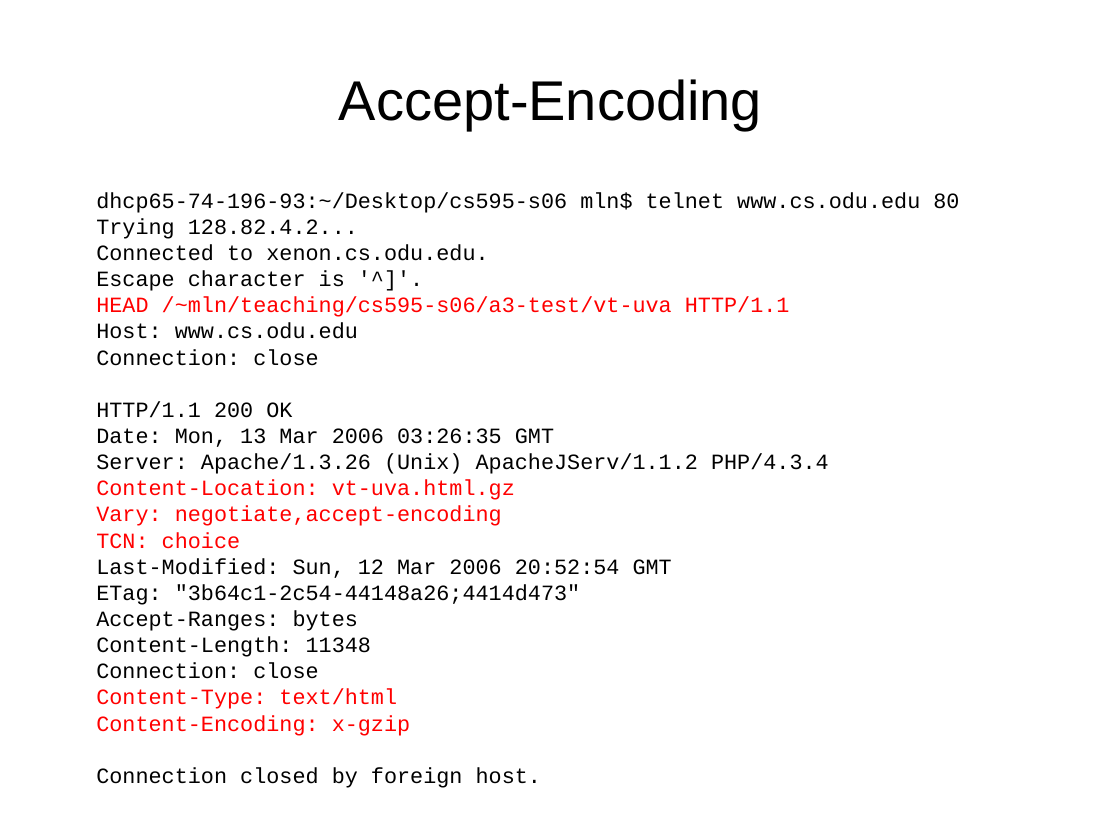
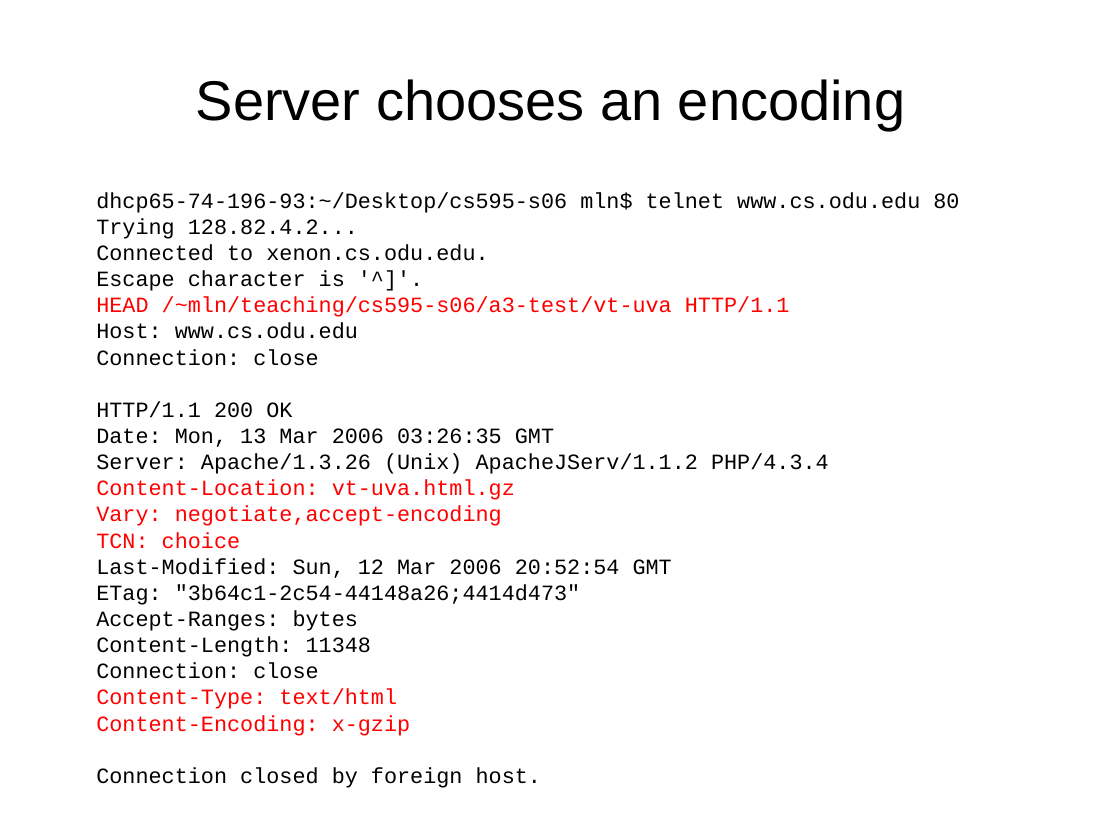
Before and after one commit to phonedude/cs531-f18, a slide deck: slide 17 of slides/week-09-content-negotiation.ppt. Drawn at 1120x840 pixels with LibreOffice and Linux fonts; fonts in the diff are those of the drawing. Boxes give left, top, right and bottom in pixels: in the first picture for what was removed or moved away, otherwise in the second. Text is boxed around its words. In the diff, an @@ line names an element or a change of style, - is before the commit and + after.

```diff
--- a/slides/week-09-content-negotiation.ppt
+++ b/slides/week-09-content-negotiation.ppt
@@ title at [196,79,905,130]: text changed @@
-Accept-Encoding
+Server chooses an encoding
```
Also in this commit, not shown: 17 other slides changed, 1 slide added.
